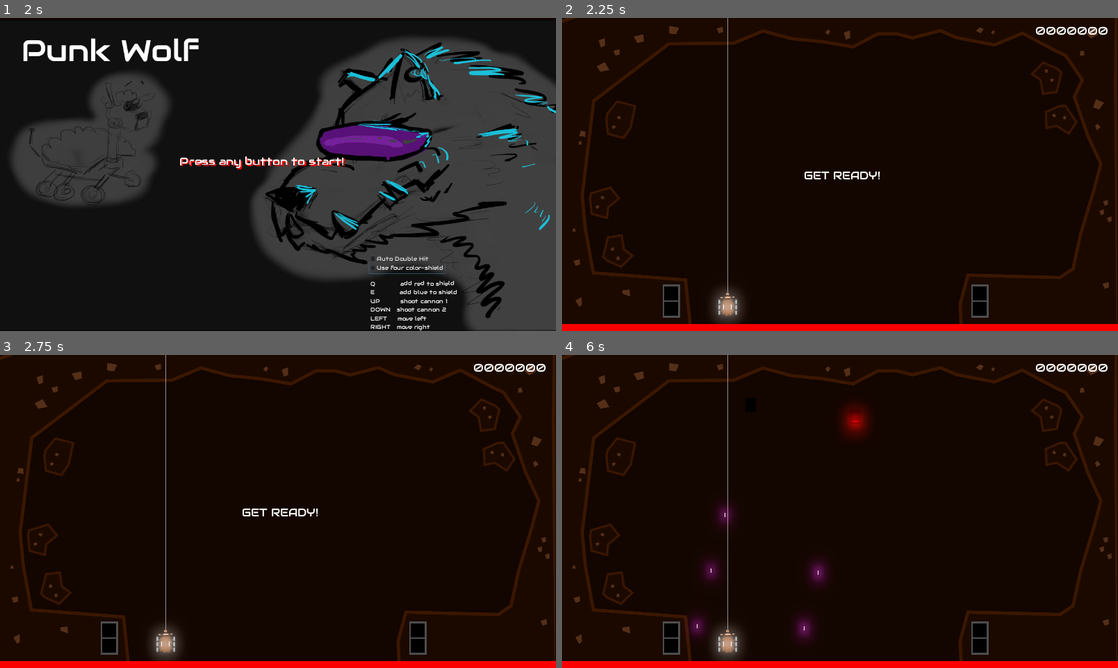
Above: before the commit, frames 1-4 (two rows, left to right).
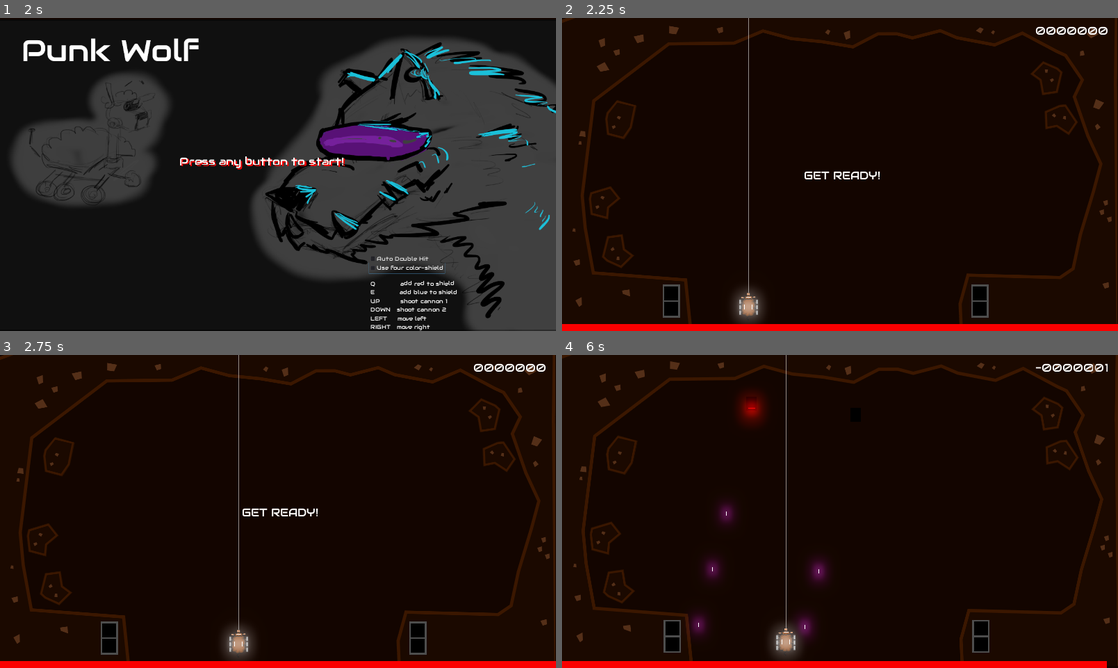
Above: after the commit, the same moments.

Repository: GameDrivenDesign/punk-wolf
Game: Godot game, scene res://scenes/newgame.tscn
Two runs of this game, one before a commit and one after it. Both use one fixed random seed, a clock stepped at 60 frames per second and the inputs below. Sound files missing from this copy of the repository are replaced by a short silence.
Inputs:
- Up to frame 1 (2 s): click "Auto Double Hit" at 0.5 s; click "Use four color-shield" at 1.25 s
- Up to frame 2 (2.25 s): tap Enter at 2 s; hold Right (ui_right) from 2.03 s (still down); tap I (shield_blue_off, bound only before the commit) at 2.1 s
- Up to frame 3 (2.75 s): keep holding Right (ui_right); tap U (shield_blue_on, bound only before the commit) at 2.3 s
- Up to frame 4 (6 s): release Right (ui_right) at 2.78 s; hold Left (ui_left) 2.78-3.53 s; tap U (shield_blue_on, bound only before the commit) at 2.85, 5.3, 5.85 s; tap X (shield_red_off, bound only before the commit) at 3.05, 3.6 s; hold Right (ui_right) 3.53-5.03 s; tap P (shield_red_on, bound only before the commit) at 3.8, 4.35 s; tap I (shield_blue_off, bound only before the commit) at 4.55, 5.1 s; hold Left (ui_left) from 5.03 s (still down)

Frame 1 is identical in both runs. In frame 2, 1.0% of the frame differs, in the area x 27-37%, y 0-98%; in frame 3, 1.2%; in frame 4, 5.3%, in the area x 0-100%, y 0-100%.

Commit message:
fix movement in single player mode

Diff:
--- a/project.godot
+++ b/project.godot
@@ -39,52 +39,22 @@
 
 shoot_0={
 "deadzone": 0.5,
-"events": [ Object(InputEventKey,"resource_local_to_scene":false,"resource_name":"","device":0,"alt":false,"shift":false,"control":false,"meta":false,"command":false,"pressed":false,"scancode":65,"unicode":0,"echo":false,"script":null)
+"events": [ Object(InputEventKey,"resource_local_to_scene":false,"resource_name":"","device":0,"alt":false,"shift":false,"control":false,"meta":false,"command":false,"pressed":false,"scancode":16777232,"unicode":0,"echo":false,"script":null)
  ]
 }
 shoot_1={
 "deadzone": 0.5,
-"events": [ Object(InputEventKey,"resource_local_to_scene":false,"resource_name":"","device":0,"alt":false,"shift":false,"control":false,"meta":false,"command":false,"pressed":false,"scancode":84,"unicode":0,"echo":false,"script":null)
+"events": [ Object(InputEventKey,"resource_local_to_scene":false,"resource_name":"","device":0,"alt":false,"shift":false,"control":false,"meta":false,"command":false,"pressed":false,"scancode":16777234,"unicode":0,"echo":false,"script":null)
  ]
 }
-shield_red_on={
-"deadzone": 0.5,
-"events": [ Object(InputEventKey,"resource_local_to_scene":false,"resource_name":"","device":0,"alt":false,"shift":false,"control":false,"meta":false,"command":false,"pressed":false,"scancode":80,"unicode":0,"echo":false,"script":null)
- ]
-}
-shield_blue_on={
-"deadzone": 0.5,
-"events": [ Object(InputEventKey,"resource_local_to_scene":false,"resource_name":"","device":0,"alt":false,"shift":false,"control":false,"meta":false,"command":false,"pressed":false,"scancode":85,"unicode":0,"echo":false,"script":null)
- ]
-}
-shield_red_off={
-"deadzone": 0.5,
-"events": [ Object(InputEventKey,"resource_local_to_scene":false,"resource_name":"","device":0,"alt":false,"shift":false,"control":false,"meta":false,"command":false,"pressed":false,"scancode":88,"unicode":0,"echo":false,"script":null)
- ]
-}
-shield_blue_off={
-"deadzone": 0.5,
-"events": [ Object(InputEventKey,"resource_local_to_scene":false,"resource_name":"","device":0,"alt":false,"shift":false,"control":false,"meta":false,"command":false,"pressed":false,"scancode":73,"unicode":0,"echo":false,"script":null)
- ]
-}
-walk_right_on={
-"deadzone": 0.5,
-"events": [ Object(InputEventKey,"resource_local_to_scene":false,"resource_name":"","device":0,"alt":false,"shift":false,"control":false,"meta":false,"command":false,"pressed":false,"scancode":69,"unicode":0,"echo":false,"script":null)
- ]
-}
-walk_right_off={
-"deadzone": 0.5,
-"events": [ Object(InputEventKey,"resource_local_to_scene":false,"resource_name":"","device":0,"alt":false,"shift":false,"control":false,"meta":false,"command":false,"pressed":false,"scancode":82,"unicode":0,"echo":false,"script":null)
- ]
-}
-walk_left_on={
+shield_red={
 "deadzone": 0.5,
 "events": [ Object(InputEventKey,"resource_local_to_scene":false,"resource_name":"","device":0,"alt":false,"shift":false,"control":false,"meta":false,"command":false,"pressed":false,"scancode":81,"unicode":0,"echo":false,"script":null)
  ]
 }
-walk_left_off={
+shield_blue={
 "deadzone": 0.5,
-"events": [ Object(InputEventKey,"resource_local_to_scene":false,"resource_name":"","device":0,"alt":false,"shift":false,"control":false,"meta":false,"command":false,"pressed":false,"scancode":87,"unicode":0,"echo":false,"script":null)
+"events": [ Object(InputEventKey,"resource_local_to_scene":false,"resource_name":"","device":0,"alt":false,"shift":false,"control":false,"meta":false,"command":false,"pressed":false,"scancode":69,"unicode":0,"echo":false,"script":null)
  ]
 }
 
--- a/sheep/sheep.gd
+++ b/sheep/sheep.gd
@@ -38,14 +38,14 @@
 			$RobotSheepPlayer.play()
 
 func _input(_event):
-	if Input.is_action_just_pressed("walk_right_on"):
+	if Input.is_action_pressed("ui_right"):
 		is_moving_right = true
-	elif Input.is_action_just_pressed('walk_right_off'):
+	else:
 		is_moving_right = false
 
-	if Input.is_action_just_pressed('walk_left_on'):
+	if Input.is_action_pressed('ui_left'):
 		is_moving_left = true
-	elif Input.is_action_just_pressed('walk_left_off'):
+	else:
 		is_moving_left = false
 
 	if Input.is_action_just_pressed("shoot_0"):
--- a/sheep/shield.gd
+++ b/sheep/shield.gd
@@ -10,8 +10,6 @@
 signal shield_changed
 signal blocked
 
-var shield_red_on = false
-var shield_blue_on = false
 
 func is_blocked(projectile):
 	var projectile_color = projectile.get_modulate()
@@ -28,18 +26,10 @@
 	emit_signal("blocked")
 
 func _input(_delta):
-	if Input.is_action_just_pressed("shield_red_on"):
-		shield_red_on = true
-	if Input.is_action_just_pressed("shield_red_off"):
-		shield_red_on =false
-	if Input.is_action_just_pressed("shield_blue_on"):
-		shield_blue_on = true
-	if Input.is_action_just_pressed("shield_blue_off"):
-		shield_blue_on = false
 
 	if Global.useFourColors:
-		r_index = 1 if shield_red_on else 0
-		b_index = 1 if shield_blue_on else 0
+		r_index = 1 if Input.is_action_pressed("shield_red") else 0
+		b_index = 1 if Input.is_action_pressed("shield_blue") else 0
 		$"../..".emit_signal("shield_changed", true, r_index)
 		$"../..".emit_signal("shield_changed", false, b_index)
 	else:
